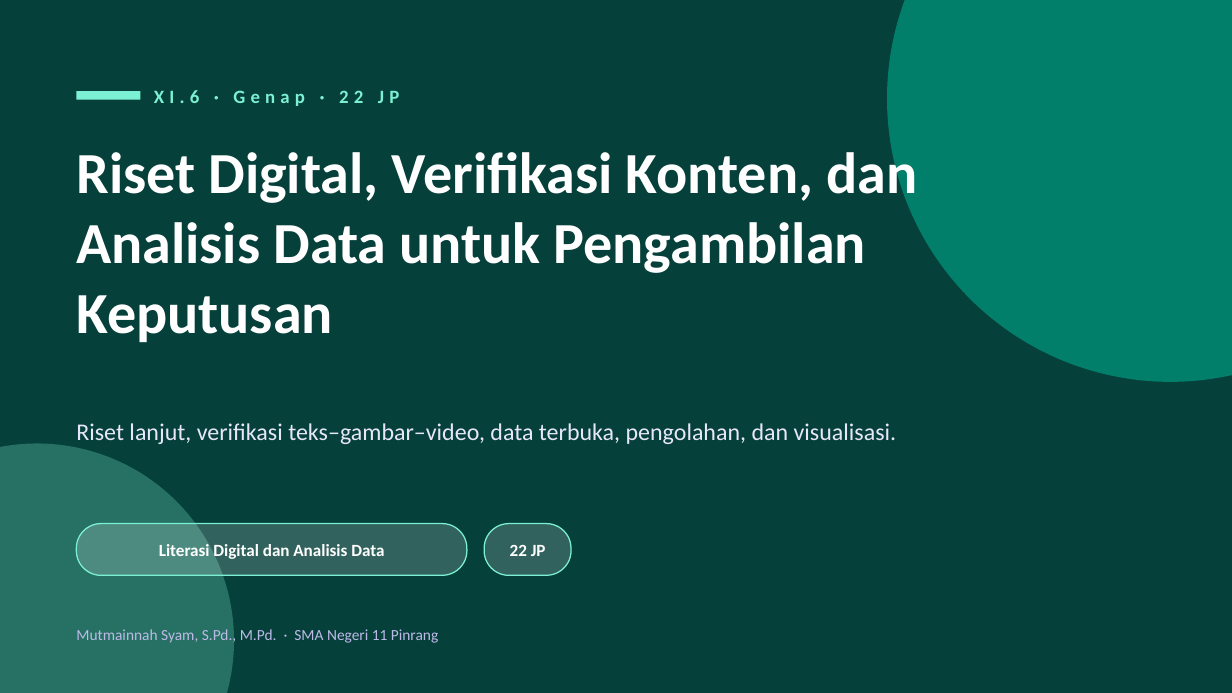
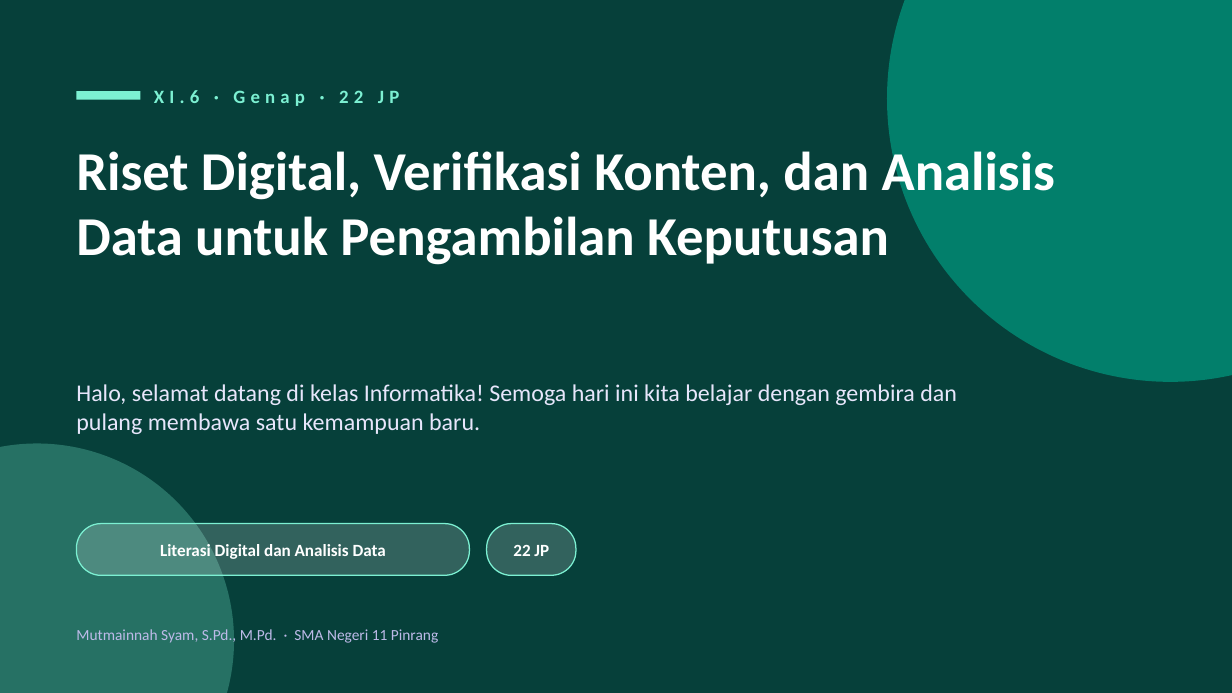
Before and after one commit to idayahinna-afk/tik, a slide deck: slide 87 of Slide Informatika Kelas XI - SMAN 11 Pinrang.pptx (slide 47 before the commit). Drawn at 1232x693 pixels with LibreOffice and Linux fonts; fonts in the diff are those of the drawing. Boxes give left, top, right and bottom in pixels: in the first picture for what was removed or moved away, otherwise in the second. Text is boxed around its words. In the diff, an @@ line names an element or a change of style, - is before the commit and + after.

```diff
--- a/Slide Informatika Kelas XI - SMAN 11 Pinrang.pptx
+++ b/Slide Informatika Kelas XI - SMAN 11 Pinrang.pptx
@@ text "Riset Digital, Verifikasi Konten, dan ..." at box(76, 144, 1055, 265): size 34 to 32 pt @@
@@ text at box(76, 384, 957, 434): text changed @@
-Riset lanjut, verifikasi teks–gambar–video, data terbuka, pengolahan, dan visualisasi.
+Halo, selamat datang di kelas Informatika! Semoga hari ini kita belajar dengan gembira dan pulang membawa satu kemampuan baru.
@@ rounded rectangle: place and size @@
-rounded rectangle at box(484, 524, 570, 575)
+rounded rectangle at box(487, 524, 575, 575)
```
Also in this commit, not shown: 49 other slides changed, 54 slides added, 6 slides removed, 3 other files.
